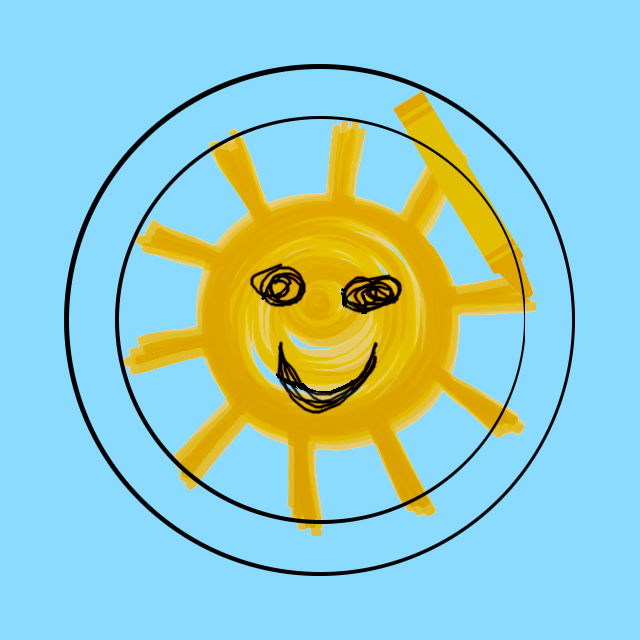
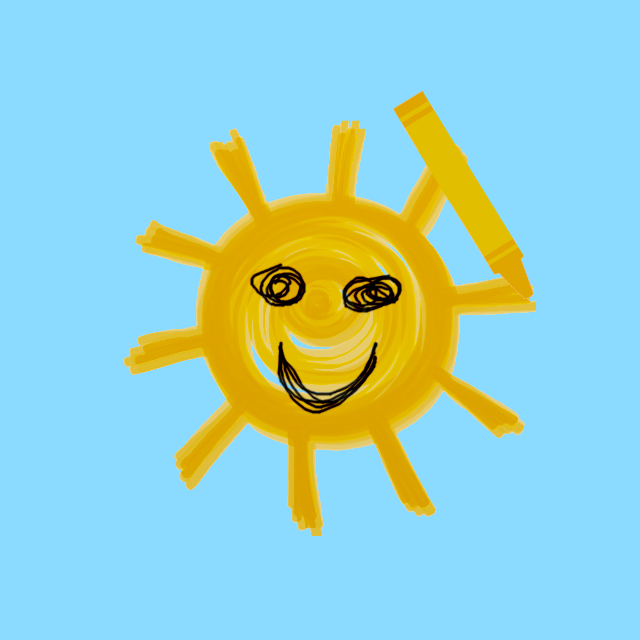
Revision of a layered 640×640 image; what changed, layer by layer:
pixels changed over [64, 64, 575, 576] (layer not identified)
